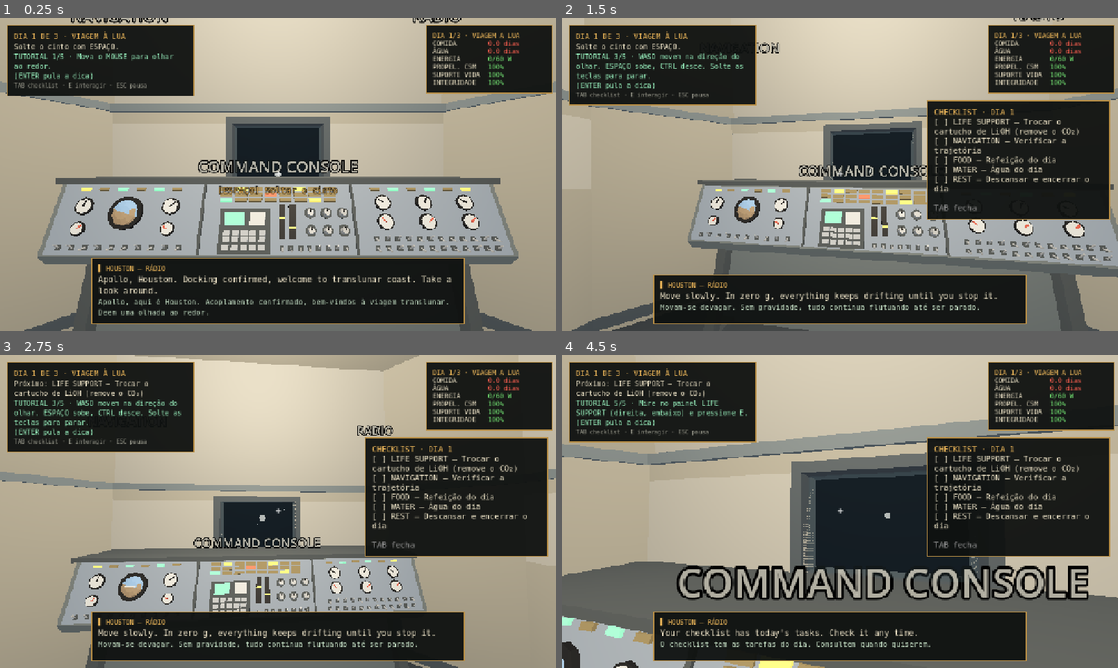
Above: before the commit, frames 1-4 (two rows, left to right).
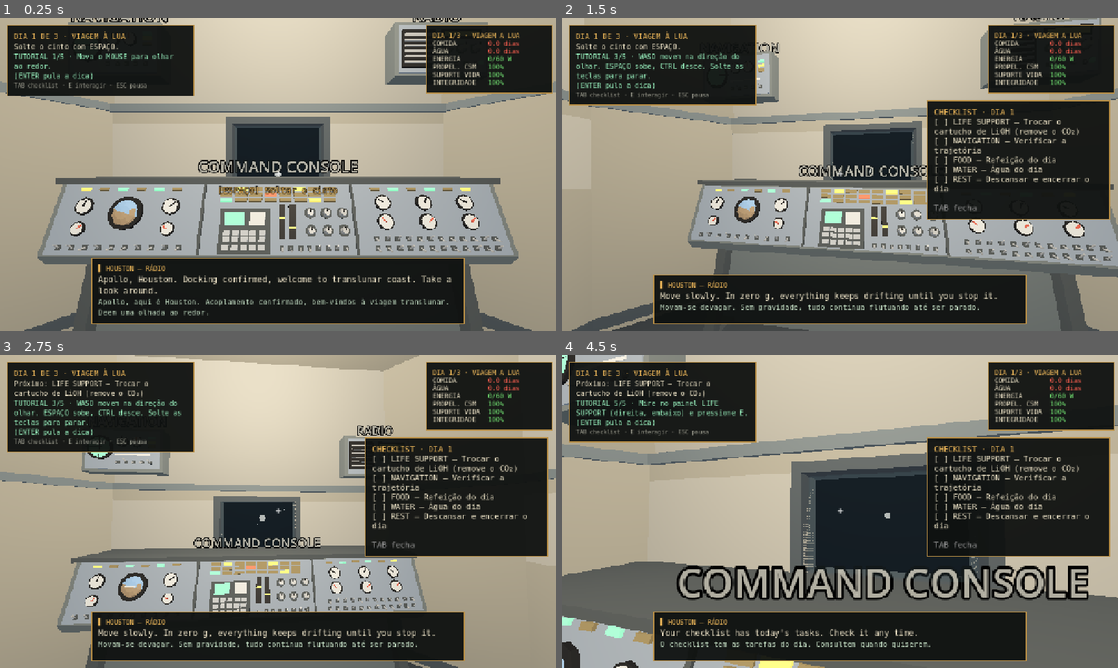
Above: after the commit, the same moments.

Repository: devGustavoReis/Apollo6
Game: Godot game, scene res://scenes/spacecraft/cabin_game.tscn
Same seed, same stepped clock (60 frames per second), same inputs: the game is played once before the commit and once after it. This scene is started directly instead of the project's main scene.
Inputs (mouse positions are in pixels of both pictures, inside the frame that each line leads up to):
- Up to frame 1 (0.25 s): no input
- Up to frame 2 (1.5 s): tap Enter (advance) at 0.5 s; move the mouse to (867, 174) at 0.52 s; hold Enter (advance) 0.53-1.28 s; hold W (move_forward) from 0.53 s (still down); click (867, 174) at 0.67 s; tap Space (move_up) at 1.25 s; move the mouse to (812, 174) at 1.27 s; tap Tab (checklist) at 1.35 s
- Up to frame 3 (2.75 s): keep holding W (move_forward); move the mouse to (289, 505) at 2.02 s; hold E (interact) from 2.03 s (still down)
- Up to frame 4 (4.5 s): keep holding W (move_forward); move the mouse to (834, 517) at 2.77 s; release E (interact) at 2.78 s; tap C at 2.85 s; click (834, 517) at 2.92 s; tap E (interact) at 3.5, 4.25 s; move the mouse to (878, 514) at 3.52 s; tap Keypad Enter at 3.6 s; move the mouse to (795, 508) at 4.27 s; tap Shift at 4.35 s

The runs differ from the first frame. In frame 1, 1.3% of the frame differs, in the area x 12-88%, y 1-22%; in frame 2, 0.8%; in frame 3, 1.2%; in frame 4, 0.7%.

Commit message:
T05 (parte 2): painéis NAV, RADIO, LIFE SUPPORT e POWER e escotilha do LM
Modelos do Blender em assets/models/cabin, instanciados nos slots
NavigationPanel, RadioPanel, LifeSupport e PowerPanel, e lm_hatch na
abertura do teto. Nenhum tem colisão. O painel POWER é baixo para não
tapar a janela direita.

Co-Authored-By: Claude Fable 5.2 <noreply@anthropic.com>
Claude-Session: https://claude.ai/code/session_01FrD3b8pGoUYoQnV63Uzd1z

Diff:
--- a/scenes/spacecraft_interior.tscn
+++ b/scenes/spacecraft_interior.tscn
@@ -6,6 +6,11 @@
 [ext_resource type="PackedScene" path="res://scenes/spacecraft/equipment/medical_rack.tscn" id="4_medical"]
 [ext_resource type="PackedScene" path="res://scenes/spacecraft/equipment/main_console.tscn" id="5_console"]
 [ext_resource type="PackedScene" path="res://assets/models/cabin/crew_seat.glb" id="6_seat"]
+[ext_resource type="PackedScene" path="res://assets/models/cabin/nav_panel.glb" id="7_nav"]
+[ext_resource type="PackedScene" path="res://assets/models/cabin/radio_panel.glb" id="8_radio"]
+[ext_resource type="PackedScene" path="res://assets/models/cabin/life_support.glb" id="9_life"]
+[ext_resource type="PackedScene" path="res://assets/models/cabin/power_panel.glb" id="10_power"]
+[ext_resource type="PackedScene" path="res://assets/models/cabin/lm_hatch.glb" id="11_hatch"]
 
 [sub_resource type="StandardMaterial3D" id="StandardMaterial3D_c8v58"]
 cull_mode = 2
@@ -898,6 +903,9 @@
 material_override = SubResource("StandardMaterial3D_qyflv")
 mesh = SubResource("BoxMesh_ktgta")
 
+[node name="HatchDoor" parent="CabinStructure/HatchOpening" instance=ExtResource("11_hatch")]
+transform = Transform3D(1, 0, 0, 0, 1, 0, 0, 0, 1, 0, 2.6, 0.6)
+
 [node name="DockingAnchor" type="Node3D" parent="CabinStructure/HatchOpening" unique_id=787069094]
 transform = Transform3D(1, 0, 0, 0, 1, 0, 0, 0, 1, 0, 2.78, 0.6)
 
@@ -1427,6 +1435,8 @@
 metadata/model_origin = "bottom_center"
 metadata/model_front = "-Z"
 
+[node name="Model" parent="EquipmentSlots/NavigationPanel" instance=ExtResource("7_nav")]
+
 [node name="RadioPanel" type="Marker3D" parent="EquipmentSlots" unique_id=1962156089]
 transform = Transform3D(-1, 0, -8.742278e-08, 0, 1, 0, 8.742278e-08, 0, -1, 0.97, 1.7, -1.48)
 gizmo_extents = 0.18
@@ -1434,6 +1444,8 @@
 metadata/model_origin = "bottom_center"
 metadata/model_front = "-Z"
 
+[node name="Model" parent="EquipmentSlots/RadioPanel" instance=ExtResource("8_radio")]
+
 [node name="FoodStorage" type="Marker3D" parent="EquipmentSlots" unique_id=1227018086]
 transform = Transform3D(-4.371139e-08, 0, -1, 0, 1, 0, 1, 0, -4.371139e-08, -1.72, 0.15, 0.35)
 gizmo_extents = 0.18
@@ -1466,12 +1478,16 @@
 metadata/model_origin = "bottom_center"
 metadata/model_front = "-Z"
 
+[node name="Model" parent="EquipmentSlots/LifeSupport" instance=ExtResource("9_life")]
+
 [node name="PowerPanel" type="Marker3D" parent="EquipmentSlots" unique_id=1389225715]
 transform = Transform3D(-4.371139e-08, 0, 1, 0, 1, 0, -1, 0, -4.371139e-08, 1.72, 0.85, 0.35)
 gizmo_extents = 0.18
 metadata/max_size_m = Vector3(0.55, 0.65, 0.38)
 metadata/model_origin = "bottom_center"
 metadata/model_front = "-Z"
+
+[node name="Model" parent="EquipmentSlots/PowerPanel" instance=ExtResource("10_power")]
 
 [node name="ToolsStorage" type="Marker3D" parent="EquipmentSlots" unique_id=960261170]
 transform = Transform3D(-4.371139e-08, 0, 1, 0, 1, 0, -1, 0, -4.371139e-08, 1.65, 0.15, 1)
Binary file added: assets/models/cabin/life_support.glb
Not shown, added: assets/models/cabin/life_support.glb.import
Binary file added: assets/models/cabin/lm_hatch.glb
Not shown, added: assets/models/cabin/lm_hatch.glb.import
Binary file added: assets/models/cabin/nav_panel.glb
Not shown, added: assets/models/cabin/nav_panel.glb.import
Binary file added: assets/models/cabin/power_panel.glb
Not shown, added: assets/models/cabin/power_panel.glb.import
Binary file added: assets/models/cabin/radio_panel.glb
Not shown, added: assets/models/cabin/radio_panel.glb.import
Not shown, changed: docs/gameplay_prototype.md
